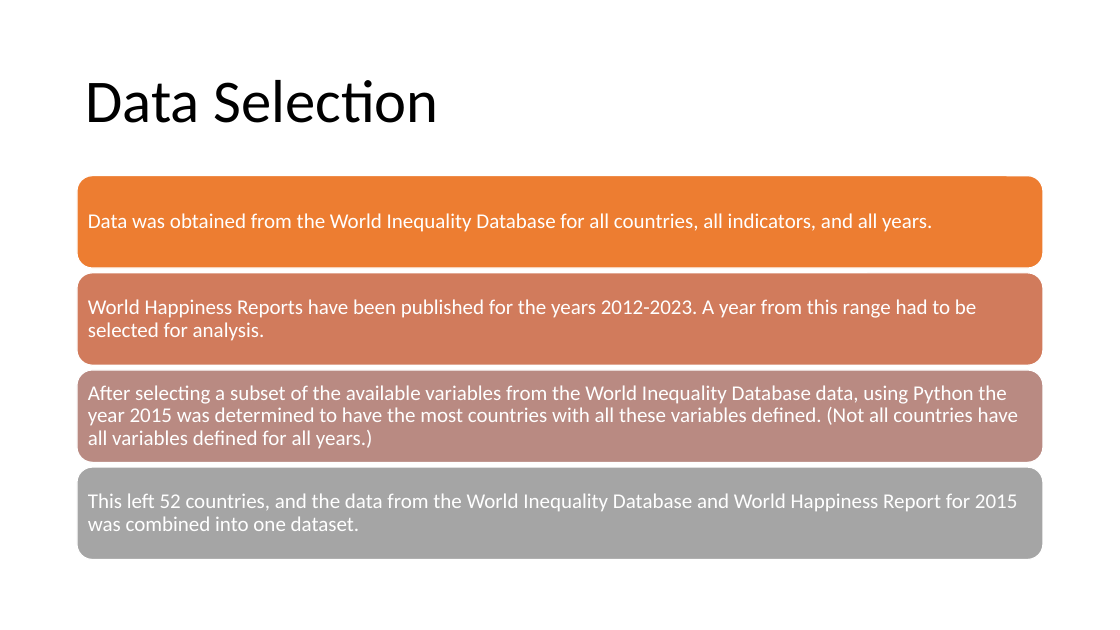
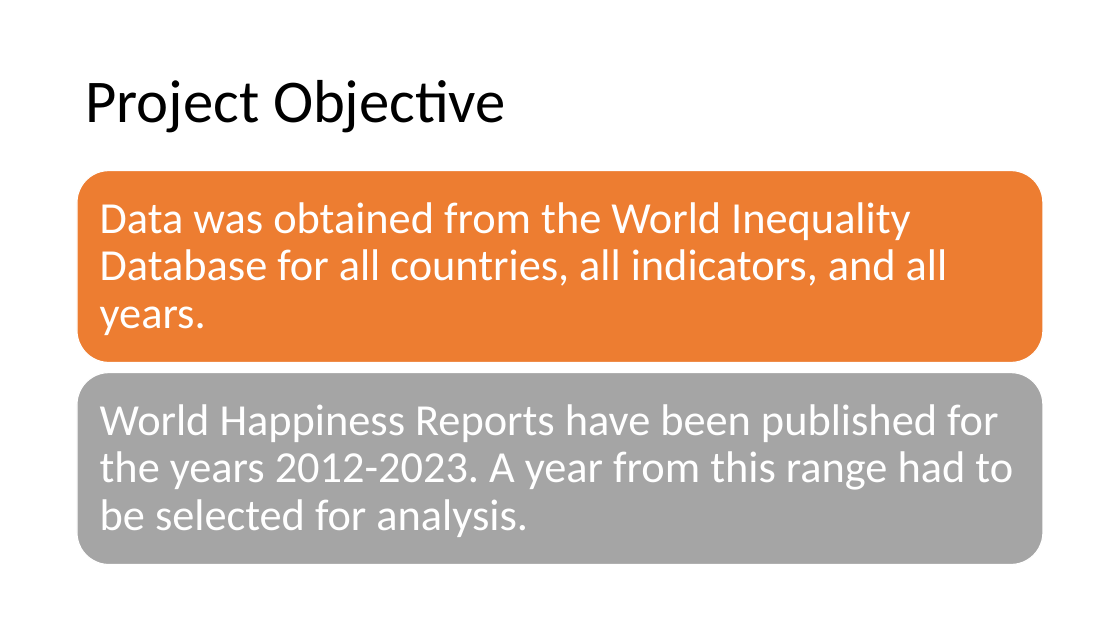
Before and after one commit to jordydickinson/world-inequality-and-happiness, a slide deck: slide 4 of presentation.pptx (slide 3 before the commit). Drawn at 1120x630 pixels with LibreOffice and Linux fonts; fonts in the diff are those of the drawing. Boxes give left, top, right and bottom in pixels: in the first picture for what was removed or moved away, otherwise in the second. Text is boxed around its words. In the diff, an @@ line names an element or a change of style, - is before the commit and + after.

```diff
--- a/presentation.pptx
+++ b/presentation.pptx
@@ title at bbox=[85, 80, 506, 133]: text changed @@
-Data Selection
+Project Objective
@@ rounded rectangle: place and size @@
-rounded rectangle at bbox=[77, 176, 1044, 268]
+rounded rectangle at bbox=[77, 171, 1044, 363]
@@ text "Data was obtained from the ..." at bbox=[100, 202, 948, 335]: size 18 to 38 pt; more space between paragraphs @@
@@ rounded rectangle: place and size @@
-rounded rectangle at bbox=[77, 467, 1044, 560]
+rounded rectangle at bbox=[77, 373, 1044, 565]
@@ text "World Happiness Reports have been ..." at bbox=[100, 404, 1013, 537]: size 18 to 38 pt; more space between paragraphs @@
@@ text "World Happiness Reports have been ...": place and size @@
-text "World Happiness Reports have been ..." at bbox=[88, 299, 976, 341]
+text "World Happiness Reports have been ..." at bbox=[100, 404, 1013, 537]
@@ group removed at bbox=[77, 273, 1044, 531]: 2 rounded rectangles, 2 texts @@
-After selecting a subset of the available variables from the World Inequality Database data, using Python the year 2015 was determined to have the most countries with all these variables defined. (Not all countries have all variables defined for all years.)
-This left 52 countries, and the data from the World Inequality Database and World Happiness Report for 2015 was combined into one dataset.
```
Also in this commit, not shown: 7 other slides changed, 2 slides added.
